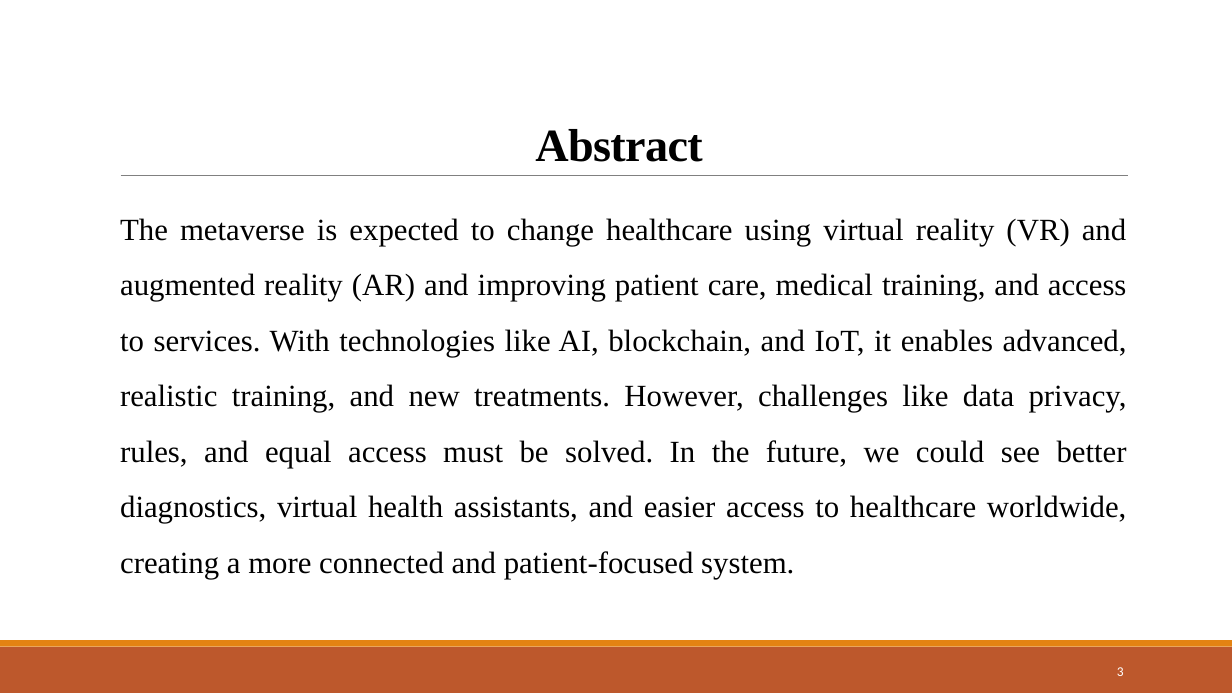
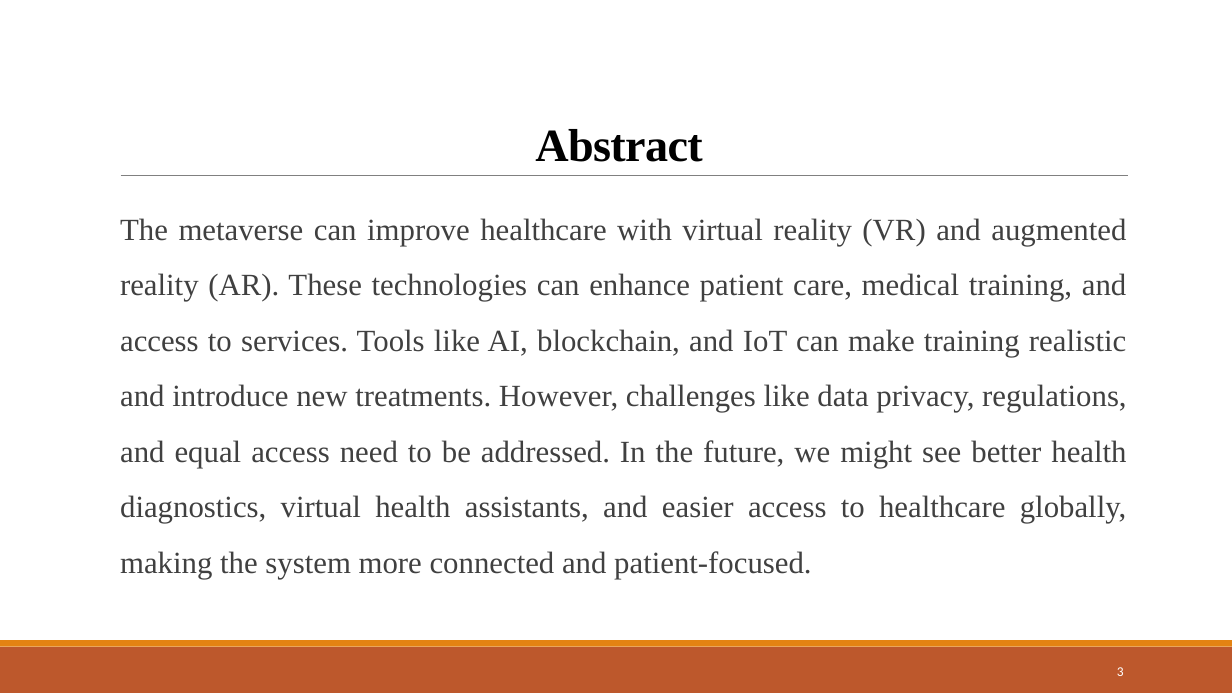
Before and after one commit to Devjethva1111/Metaverse-in-Healthcare, a slide deck: slide 3 of Seminar PPT/23MDS003 - Seminar.pptx. Drawn at 1232x693 pixels with LibreOffice and Linux fonts; fonts in the diff are those of the drawing. Boxes give left, top, right and bottom in pixels: in the first picture for what was removed or moved away, otherwise in the second. Text is boxed around its words. In the diff, an @@ line names an element or a change of style, - is before the commit and + after.

```diff
--- a/Seminar PPT/23MDS003 - Seminar.pptx
+++ b/Seminar PPT/23MDS003 - Seminar.pptx
@@ text at (120, 218, 1127, 579): text changed; text colour #000000 to #404040 @@
-  The metaverse is expected to change healthcare using virtual reality (VR) and augmented reality (AR) and improving patient care, medical training, and access to services. With technologies like AI, blockchain, and IoT, it enables advanced, realistic training, and new treatments. However, challenges like data privacy, rules, and equal access must be solved. In the future, we could see better diagnostics, virtual health assistants, and easier access to healthcare worldwide, creating a more connected and patient-focused system.
+  The metaverse can improve healthcare with virtual reality (VR) and augmented reality (AR). These technologies can enhance patient care, medical training, and access to services. Tools like AI, blockchain, and IoT can make training realistic and introduce new treatments. However, challenges like data privacy, regulations, and equal access need to be addressed. In the future, we might see better health diagnostics, virtual health assistants, and easier access to healthcare globally, making the system more connected and patient-focused.
```
Also in this commit, not shown: 12 other slides changed, 6 slides added, 3 other files.
